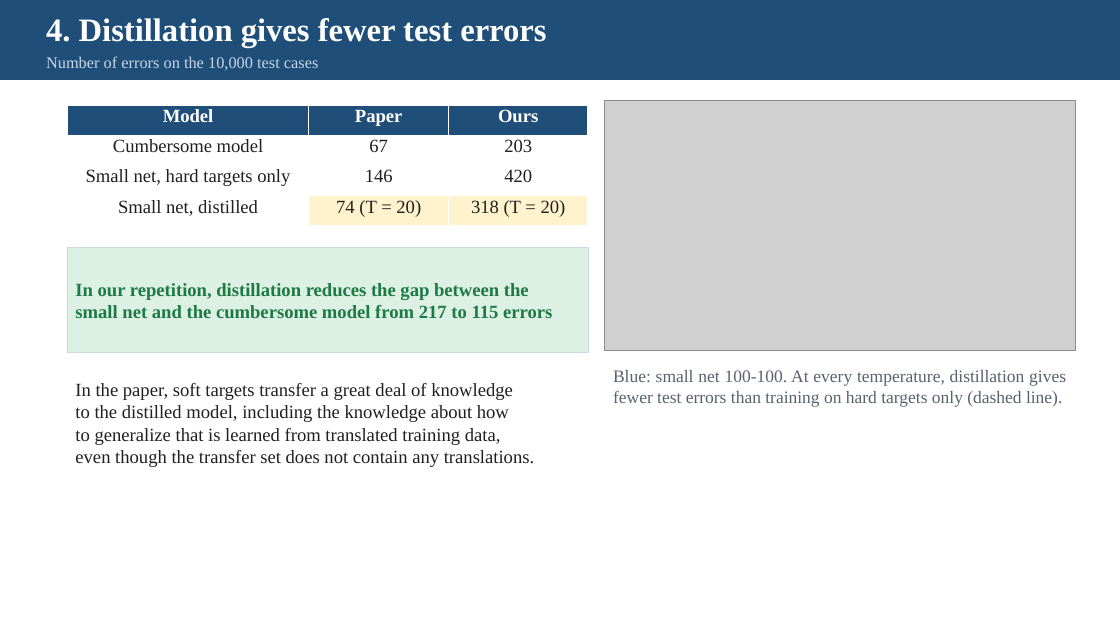
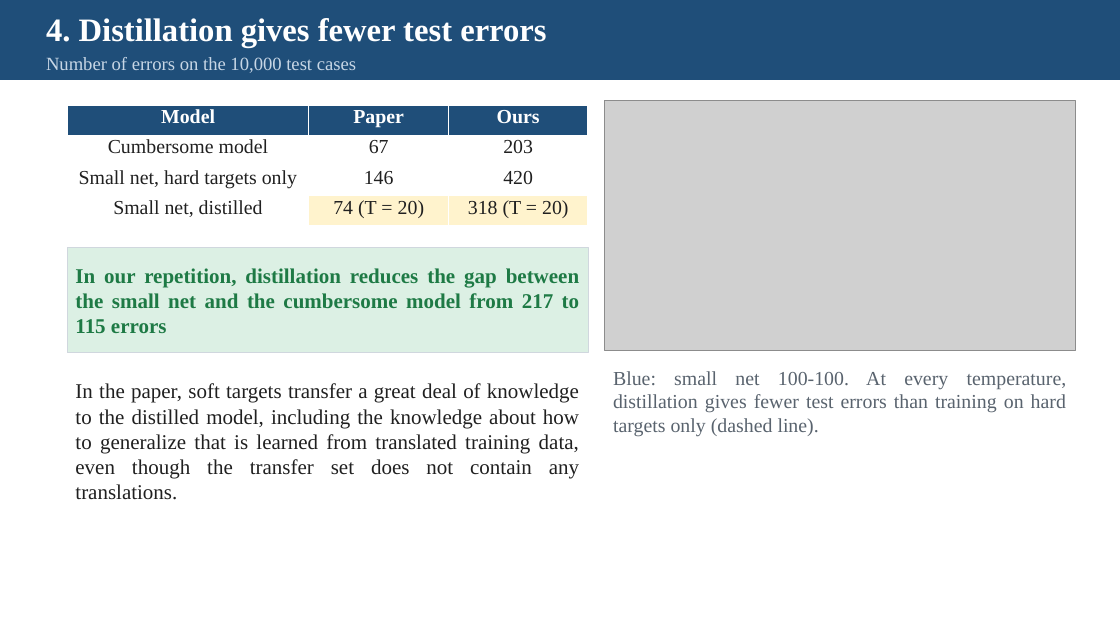
Before and after one commit to pychang-ai/115-1_DLMA, a slide deck: slide 19 of topics/knowledge-distillation/Knowledge_Distillation_slides_EN.pptx. Drawn at 1120x630 pixels with LibreOffice and Linux fonts; fonts in the diff are those of the drawing; grey boxes stand for pictures. Boxes give left, top, right and bottom in pixels: in the first picture for what was removed or moved away, otherwise in the second. Text is boxed around its words. In the diff, an @@ line names an element or a change of style, - is before the commit and + after.

```diff
--- a/topics/knowledge-distillation/Knowledge_Distillation_slides_EN.pptx
+++ b/topics/knowledge-distillation/Knowledge_Distillation_slides_EN.pptx
@@ text "Number of errors on the ..." at [46,57,356,73]: size 14 to 16 pt @@
@@ table at [67,105,588,226] @@
@@ size 16 to 17 pt @@
@@ text in rectangle at [75,268,579,333]: text changed; size 16 to 18 pt @@
-In our repetition, distillation reduces the gap between the
-small net and the cumbersome model from 217 to 115 errors
+In our repetition, distillation reduces the gap between the small net and the cumbersome model from 217 to 115 errors
@@ text at [75,383,579,500]: text changed; size 16 to 18 pt @@
-In the paper, soft targets transfer a great deal of knowledge
-to the distilled model, including the knowledge about how
-to generalize that is learned from translated training data,
-even though the transfer set does not contain any translations.
+In the paper, soft targets transfer a great deal of knowledge to the distilled model, including the knowledge about how to generalize that is learned from translated training data, even though the transfer set does not contain any translations.
@@ text "Blue: small net 100-100. At ..." at [613,371,1067,437]: size 15 to 17 pt @@
```
Also in this commit, not shown: 22 other slides changed, 7 other files.
